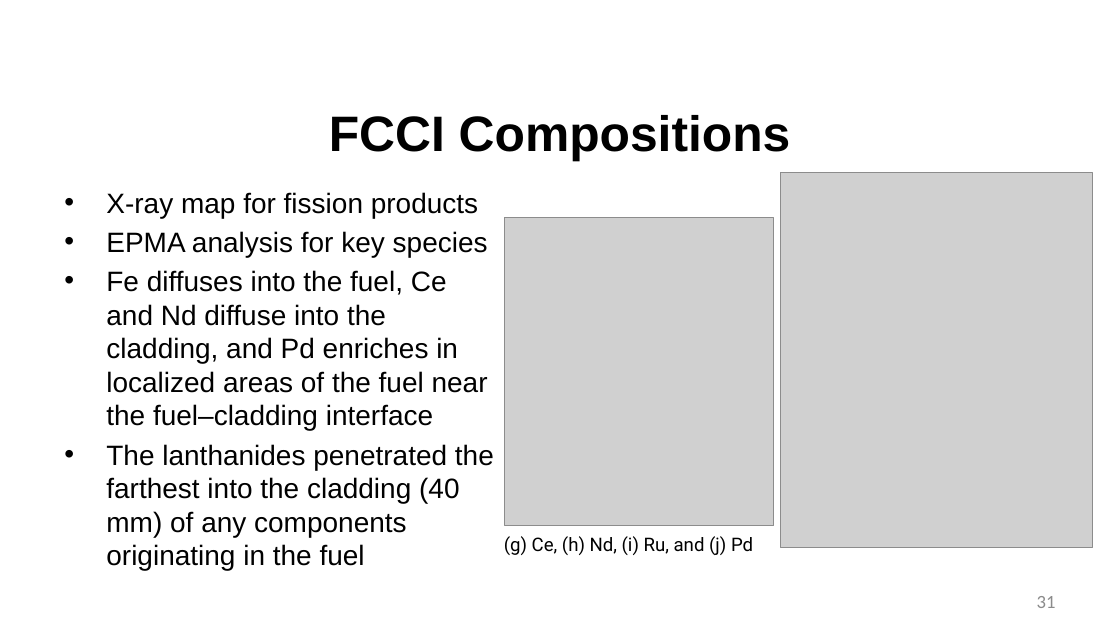
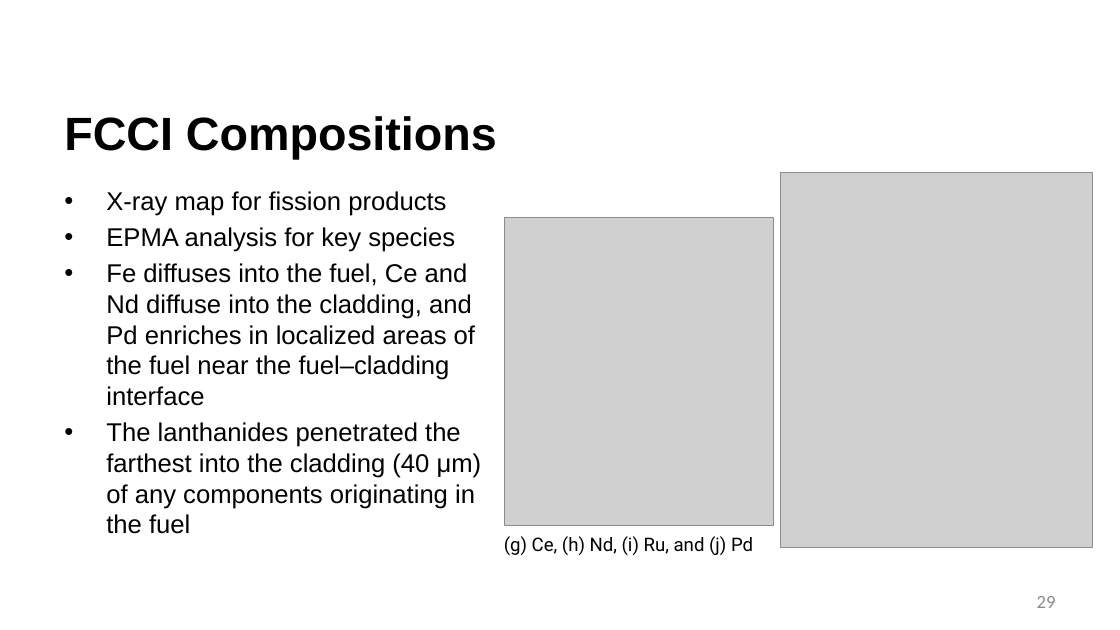
Before and after one commit to benbeeler/TEACHING, a slide deck: slide 29 of Advanced Reactor Materials/Fall2025/Lec10_SFRs.pptx (slide 31 before the commit). Drawn at 1120x630 pixels with LibreOffice and Linux fonts; fonts in the diff are those of the drawing; grey boxes stand for pictures; background and template pictures are left out. Boxes give left, top, right and bottom in pixels: in the first picture for what was removed or moved away, otherwise in the second. Text is boxed around its words. In the diff, an @@ line names an element or a change of style, - is before the commit and + after.

```diff
--- a/Advanced Reactor Materials/Fall2025/Lec10_SFRs.pptx
+++ b/Advanced Reactor Materials/Fall2025/Lec10_SFRs.pptx
@@ title "FCCI Compositions" at (64, 116, 497, 159): size 42.7 to 40 pt; alignment centre to left @@
@@ text at (106, 191, 475, 406): size 24 to 22 pt in "X-ray map for fission products", "EPMA analysis for key species", "Fe diffuses into the fuel, Ce and ..." @@
@@ text at (106, 422, 482, 534): text changed; size 24 to 22 pt @@
-• The lanthanides penetrated the farthest into the cladding (40 mm) of any components originating in the fuel
+• The lanthanides penetrated the farthest into the cladding (40 μm) of any components originating in the fuel
@@ page number at (1037, 596, 1056, 608): text changed @@
-31
+29
```
Also in this commit, not shown: 31 other slides changed, 24 slides removed, 7 other files.
